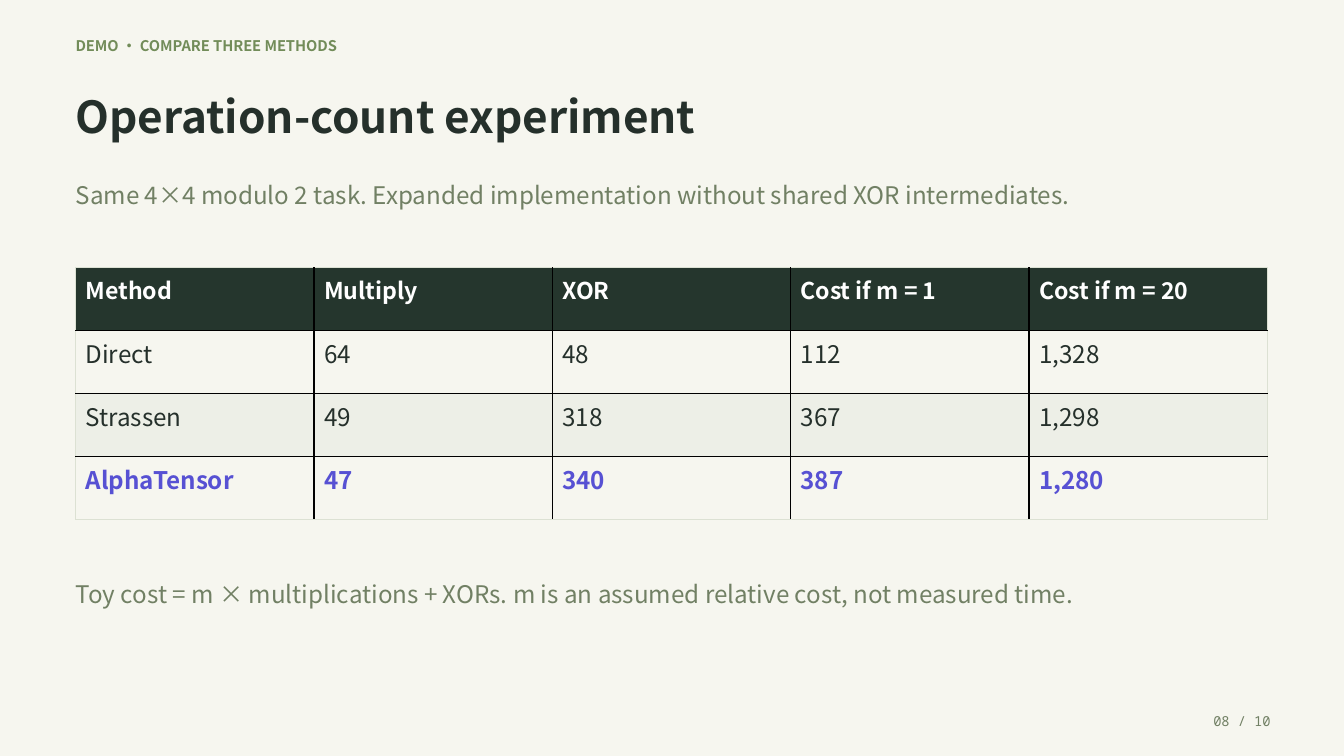
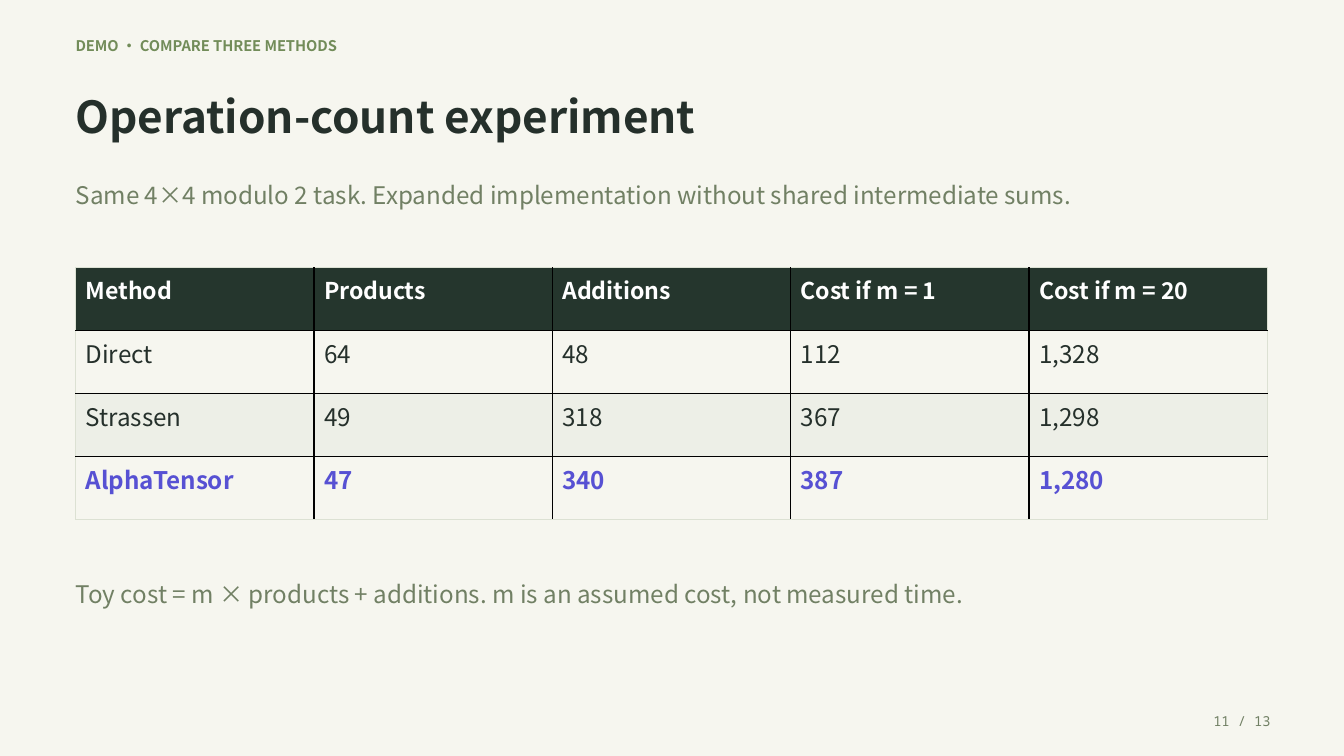
Before and after one commit to secreat14/AlphaEvolve-saplingagent-ppt, a slide deck: slide 11 of alphatensor_matrix_multiplication.pptx (slide 8 before the commit). Drawn at 1344x756 pixels with LibreOffice and Linux fonts; fonts in the diff are those of the drawing. Boxes give left, top, right and bottom in pixels: in the first picture for what was removed or moved away, otherwise in the second. Text is boxed around its words. In the diff, an @@ line names an element or a change of style, - is before the commit and + after.

Commit message:
update notebook to use plain modulo

```diff
--- a/alphatensor_matrix_multiplication.pptx
+++ b/alphatensor_matrix_multiplication.pptx
@@ text at (x1=76, y1=185, x2=1071, y2=210): text changed @@
-Same 4×4 modulo 2 task. Expanded implementation without shared XOR intermediates.
+Same 4×4 modulo 2 task. Expanded implementation without shared intermediate sums.
@@ table at (x1=76, y1=268, x2=1265, y2=520) @@
-row 1, column 2: Multiply
+row 1, column 2: Products
-row 1, column 3: XOR
+row 1, column 3: Additions
@@ text at (x1=76, y1=584, x2=962, y2=609): text changed @@
-Toy cost = m × multiplications + XORs. m is an assumed relative cost, not measured time.
+Toy cost = m × products + additions. m is an assumed cost, not measured time.
@@ text at (x1=1213, y1=716, x2=1270, y2=726): text changed @@
-08 / 10
+11 / 13
```
Also in this commit, not shown: 8 other slides changed, 3 slides added, 2 other files.
